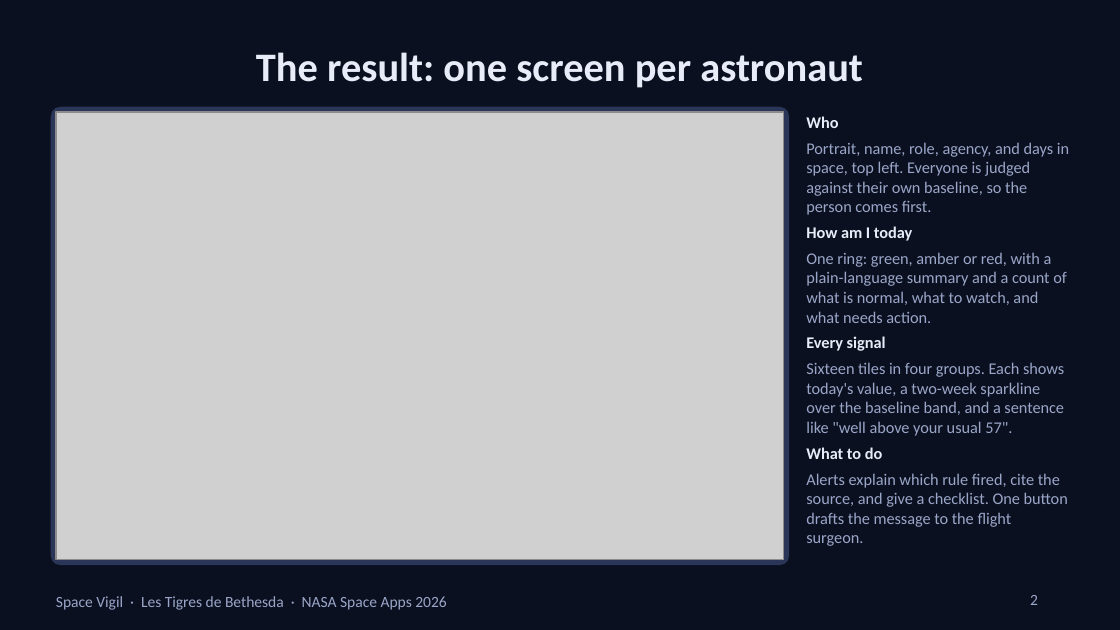
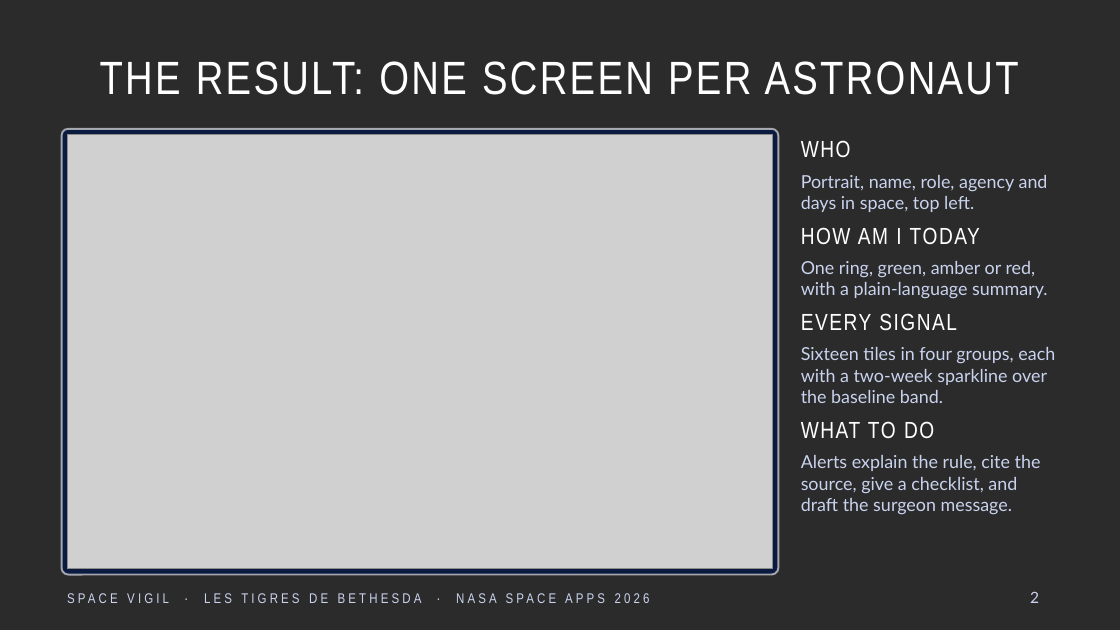
Before and after one commit to victor-andiazabal/victor-andiazabal, a slide deck: slide 2 of vigil/docs/SpaceVigil-how-it-works.pptx. Drawn at 1120x630 pixels with LibreOffice and Linux fonts; fonts in the diff are those of the drawing; grey boxes stand for pictures; background and template pictures are left out; a plain dark background stands for a picture behind light text. Boxes give left, top, right and bottom in pixels: in the first picture for what was removed or moved away, otherwise in the second. Text is boxed around its words. In the diff, an @@ line names an element or a change of style, - is before the commit and + after.

```diff
--- a/vigil/docs/SpaceVigil-how-it-works.pptx
+++ b/vigil/docs/SpaceVigil-how-it-works.pptx
@@ background #0B1020 to picture (left out) @@
@@ title at bbox=[100, 61, 1019, 95]: text changed; size 26 to 30 pt; font Calibri to Arial Narrow; text colour #E8ECF8 to #FFFFFF; bold off @@
-The result: one screen per astronaut
+THE RESULT: ONE SCREEN PER ASTRONAUT
@@ rounded rectangle: place and size @@
-rounded rectangle at bbox=[52, 108, 788, 564]
+rounded rectangle at bbox=[62, 129, 778, 575]
@@ rounded rectangle at bbox=[62, 129, 778, 575]: fill #2A3558 to #0B1A3F; outline #2A3558 1 pt to #FFFFFF 1.25 pt; proportions changed @@
@@ picture: place and size @@
-picture at bbox=[56, 112, 784, 560]
+picture at bbox=[67, 134, 773, 569]
@@ text at bbox=[801, 140, 1055, 515]: text changed; size 10.5 to 11.5 pt; font Calibri to Lato; text colour #9AA6C8 to #C9D3EE @@
-Who
-Portrait, name, role, agency, and days in space, top left. Everyone is judged against their own baseline, so the person comes first.
-How am I today
-One ring: green, amber or red, with a plain-language summary and a count of what is normal, what to watch, and what needs action.
-Every signal
-Sixteen tiles in four groups. Each shows today's value, a two-week sparkline over the baseline band, and a sentence like "well above your usual 57".
-What to do
-Alerts explain which rule fired, cite the source, and give a checklist. One button drafts the message to the flight surgeon.
+WHO
+Portrait, name, role, agency and days in space, top left.
+HOW AM I TODAY
+One ring, green, amber or red, with a plain-language summary.
+EVERY SIGNAL
+Sixteen tiles in four groups, each with a two-week sparkline over the baseline band.
+WHAT TO DO
+Alerts explain the rule, cite the source, give a checklist, and draft the surgeon message.
@@ text at bbox=[204, 593, 422, 603]: text changed; size 10 to 9 pt; font Calibri to Arial Narrow; text colour #9AA6C8 to #C9D3EE @@
-Space Vigil · Les Tigres de Bethesda · NASA Space Apps 2026
+SPACE VIGIL · LES TIGRES DE BETHESDA · NASA SPACE APPS 2026
@@ page number at bbox=[1030, 591, 1039, 603]: font Calibri to Lato, text colour #9AA6C8 to #C9D3EE @@
```
Also in this commit, not shown: 1 other slide changed, 4 other files.
